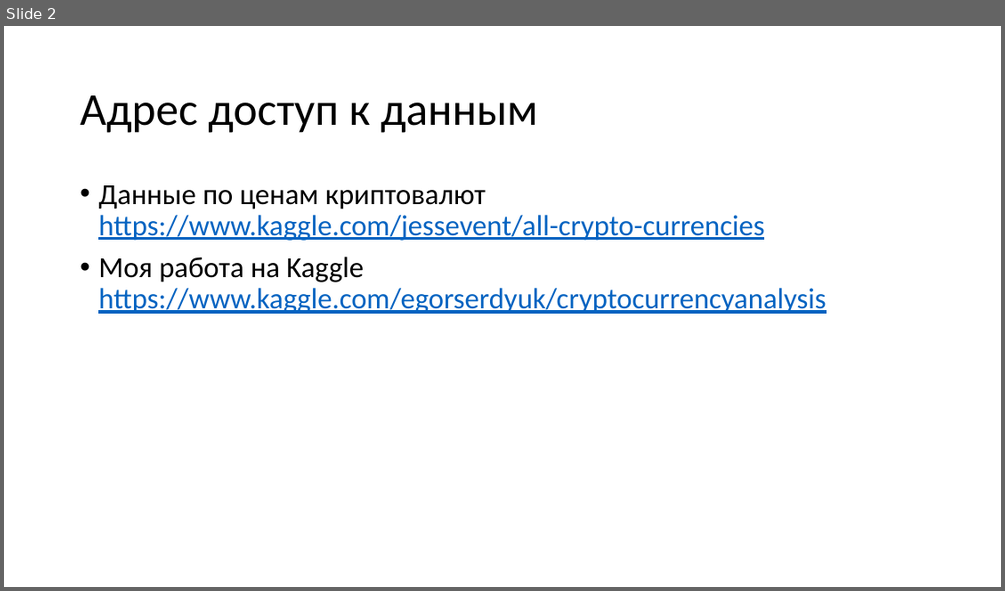
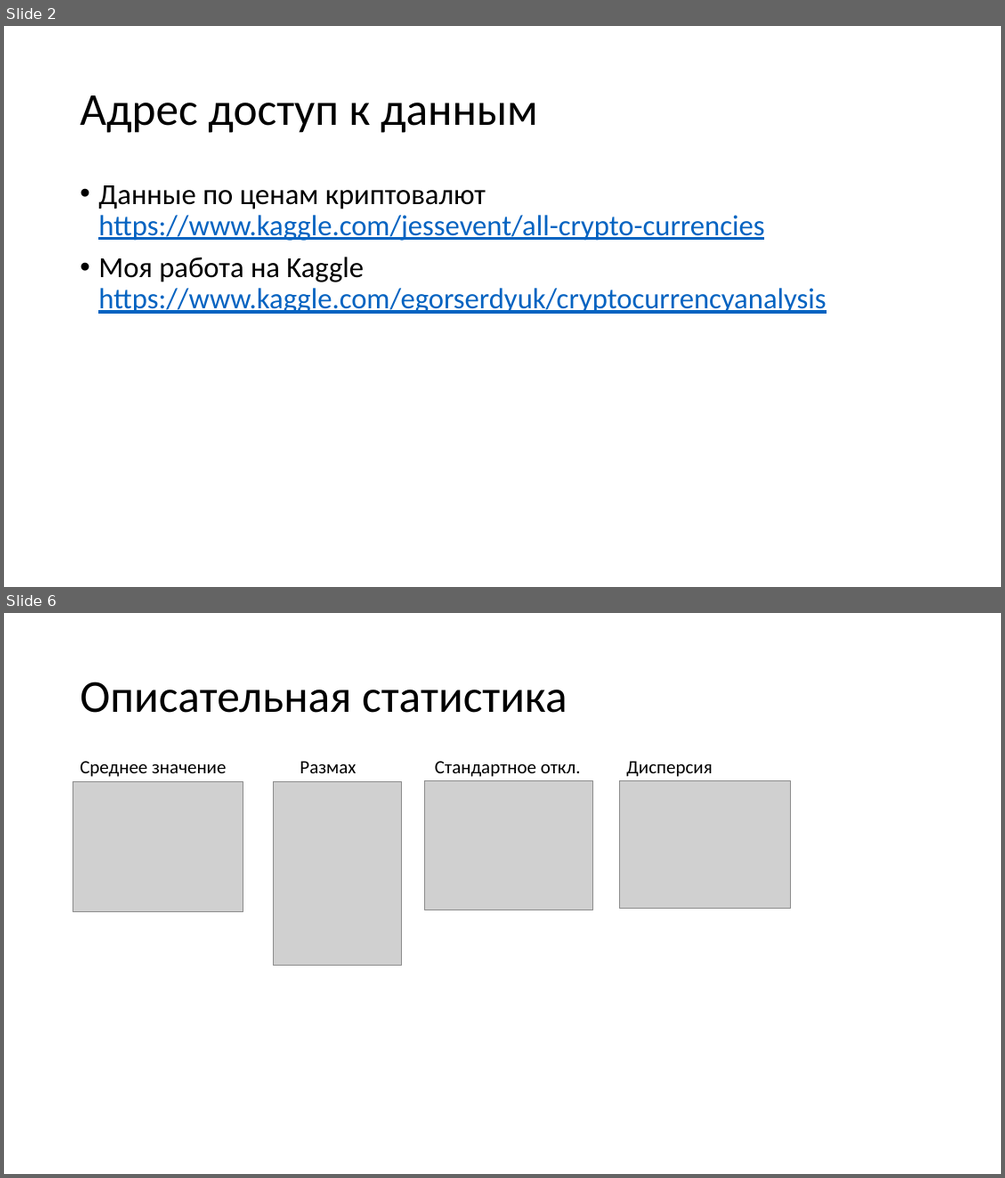
Before and after one commit to egorserdyuk/ASU-Datascience, a slide deck: Crypto/Анализ данных.pptx. Shown one above the other, each under a label of ours: slide 2 before the commit, slides 2 and 6 after it; the slides between them are not shown. The pictures are 1005x591 and 1005x1178 pixels, drawn with LibreOffice and Linux fonts; fonts in the diff are those of the drawing; grey boxes stand for pictures. Boxes give left, top, right and bottom in pixels: in the first picture for what was removed or moved away, otherwise in the second. Text is boxed around its words. In the diff, an @@ line names an element or a change of style, - is before the commit and + after.

```diff
--- a/Crypto/Анализ данных.pptx
+++ b/Crypto/Анализ данных.pptx
@@ slide 6 added at (x1=4, y1=613, x2=1001, y2=1174), background #FFFFFF @@
@@ title added at (x1=80, y1=682, x2=567, y2=713), 44 pt, text #000000 @@
+Описательная статистика
@@ text added at (x1=80, y1=761, x2=226, y2=777), 18 pt, text #000000 @@
+Среднее значение
@@ text added at (x1=299, y1=761, x2=356, y2=773), 18 pt, text #000000 @@
+Размах
@@ text added at (x1=435, y1=761, x2=581, y2=777), 18 pt, text #000000 @@
+Стандартное откл.
@@ text added at (x1=626, y1=761, x2=712, y2=777), 18 pt, text #000000 @@
+Дисперсия
@@ picture added at (x1=73, y1=781, x2=243, y2=911) @@
@@ picture added at (x1=273, y1=781, x2=401, y2=965) @@
@@ picture added at (x1=425, y1=781, x2=593, y2=910) @@
@@ picture added at (x1=619, y1=781, x2=791, y2=908) @@
```
Also in this commit, not shown: 1 slide changed, 3 other slides added, 2 slides removed.
